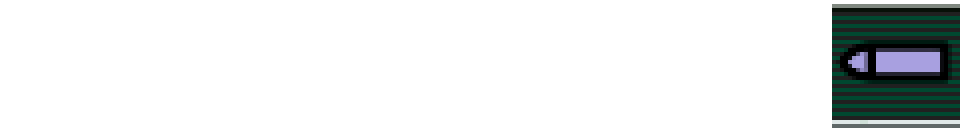
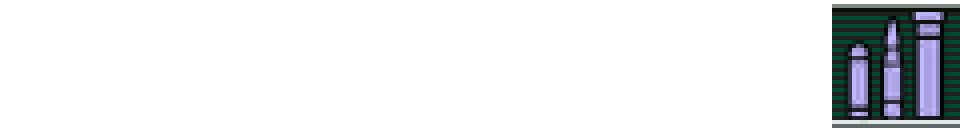
Comparing the layer stacks of the two w=960, h=128 images. Changes:
added layer "Layer" above "bullet.png #3" over [836, 12, 952, 120]
added layer "bullet.png #4" above "bullet.png #2" over [844, 12, 948, 120]
hid "bullet.png #1" over [836, 40, 952, 84]
painted on "Pasted Layer" over [836, 12, 952, 120]
hid "4-img.png" over [836, 12, 952, 120]
